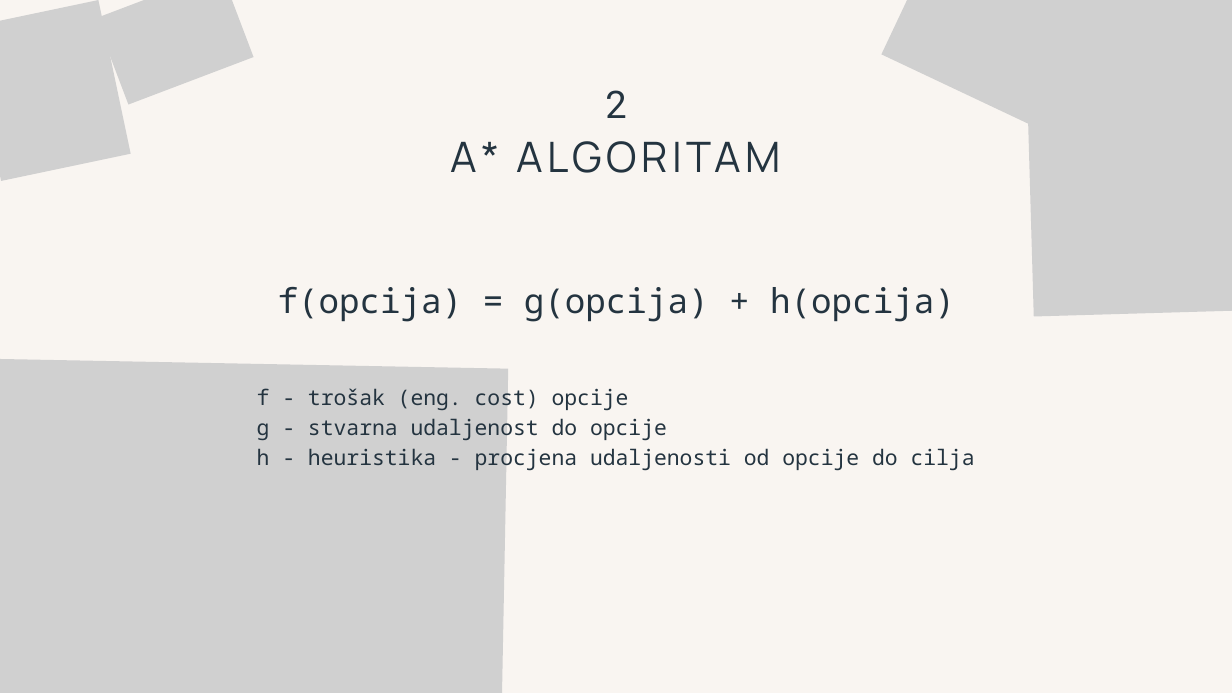
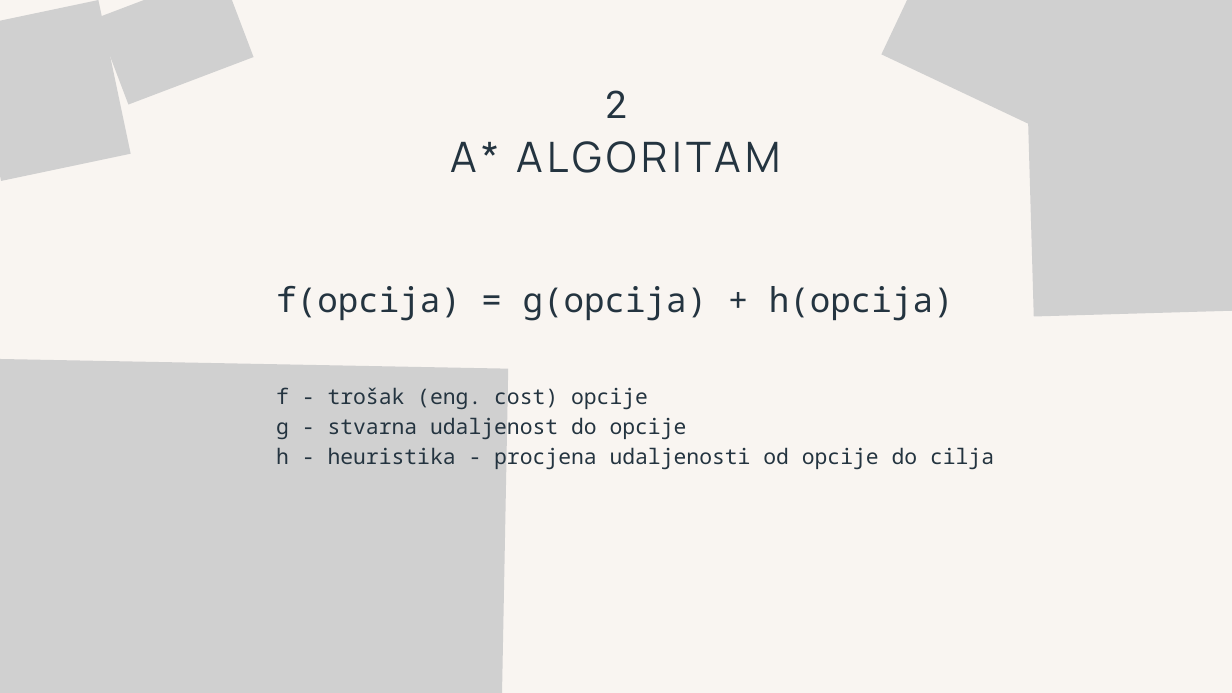
Before and after one commit to shtef21/py_maze_demo, a slide deck: slide 6 of Solving Mazes Using A Algorithm.pptx. Drawn at 1232x693 pixels with LibreOffice and Linux fonts; fonts in the diff are those of the drawing; grey boxes stand for pictures. Boxes give left, top, right and bottom in pixels: in the first picture for what was removed or moved away, otherwise in the second. Text is boxed around its words. In the diff, an @@ line names an element or a change of style, - is before the commit and + after.

```diff
--- a/Solving Mazes Using A Algorithm.pptx
+++ b/Solving Mazes Using A Algorithm.pptx
@@ text at bbox=[276, 286, 954, 321]: alignment centre to justified @@
@@ text "f(opcija) = g(opcija) + h(opcija)": place and size @@
-text "f(opcija) = g(opcija) + h(opcija)" at bbox=[257, 287, 975, 472]
+text "f(opcija) = g(opcija) + h(opcija)" at bbox=[276, 286, 994, 471]
```
Also in this commit, not shown: 7 other slides changed.
